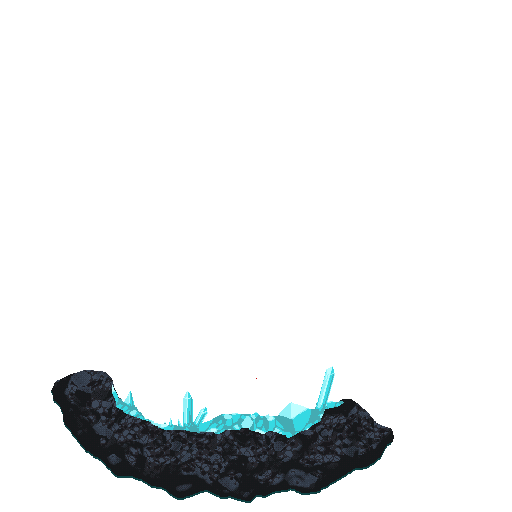
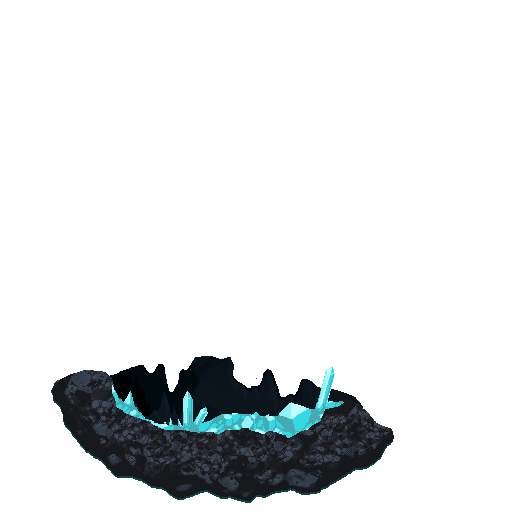
Layers edited between the first and the second (512, 512) image:
added layer "magicegg_background.png" over box(110, 356, 363, 426)
